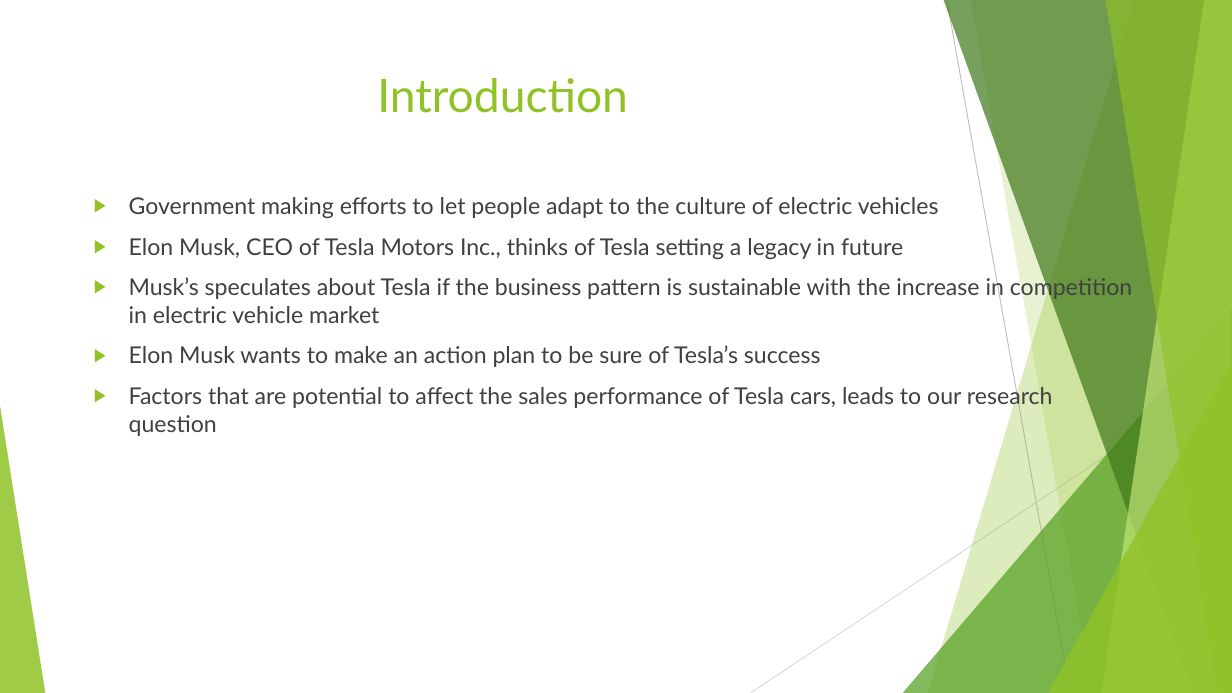
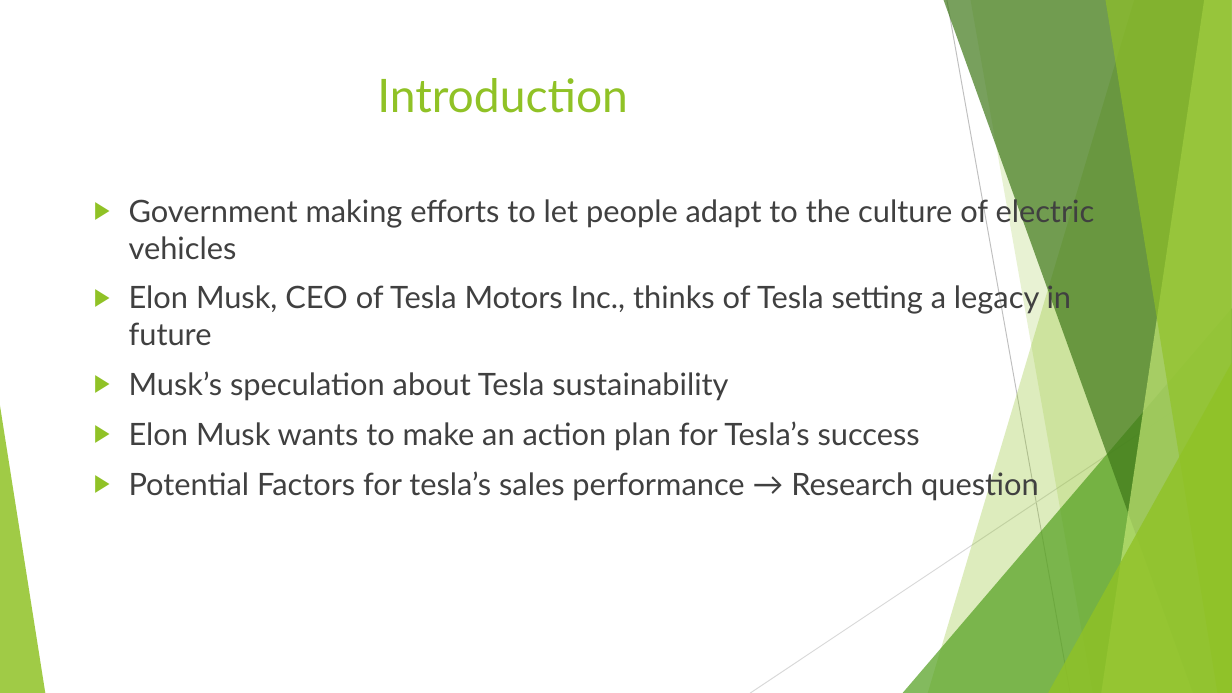
Before and after one commit to sonamgupta1105/Tesla_Analytics, a slide deck: slide 2 of finalPptTesla.pptx. Drawn at 1232x693 pixels with LibreOffice and Linux fonts; fonts in the diff are those of the drawing. Boxes give left, top, right and bottom in pixels: in the first picture for what was removed or moved away, otherwise in the second. Text is boxed around its words. In the diff, an @@ line names an element or a change of style, - is before the commit and + after.

```diff
--- a/finalPptTesla.pptx
+++ b/finalPptTesla.pptx
@@ text at box(129, 195, 1095, 346): size 18 to 24 pt in "Government making efforts to let people adapt ...", "Elon Musk, CEO of Tesla Motors Inc., ..." @@
@@ text at box(129, 371, 1039, 501): text changed; size 18 to 24 pt @@
-▶ Musk’s speculates about Tesla if the business pattern is sustainable with the increase in competition in electric vehicle market
-▶ Elon Musk wants to make an action plan to be sure of Tesla’s success
-▶ Factors that are potential to affect the sales performance of Tesla cars, leads to our research question
+▶ Musk’s speculation about Tesla sustainability
+▶ Elon Musk wants to make an action plan for Tesla’s success
+▶ Potential Factors for tesla’s sales performance → Research question
```
Also in this commit, not shown: 14 other slides changed.
